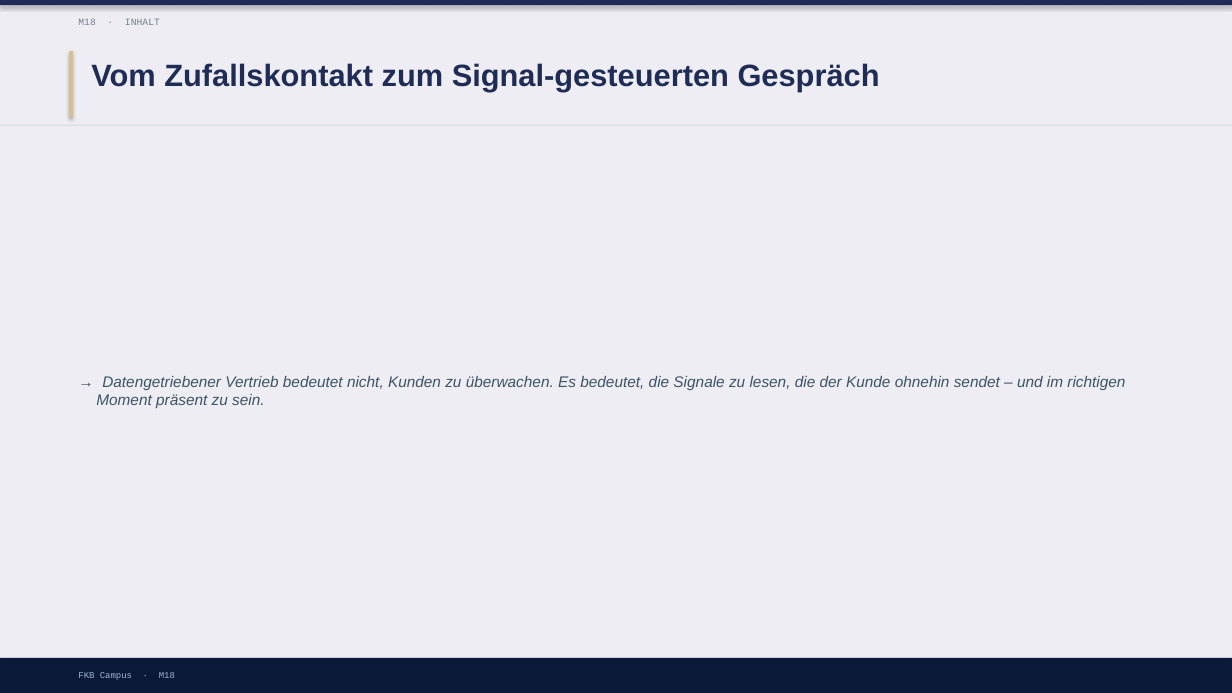
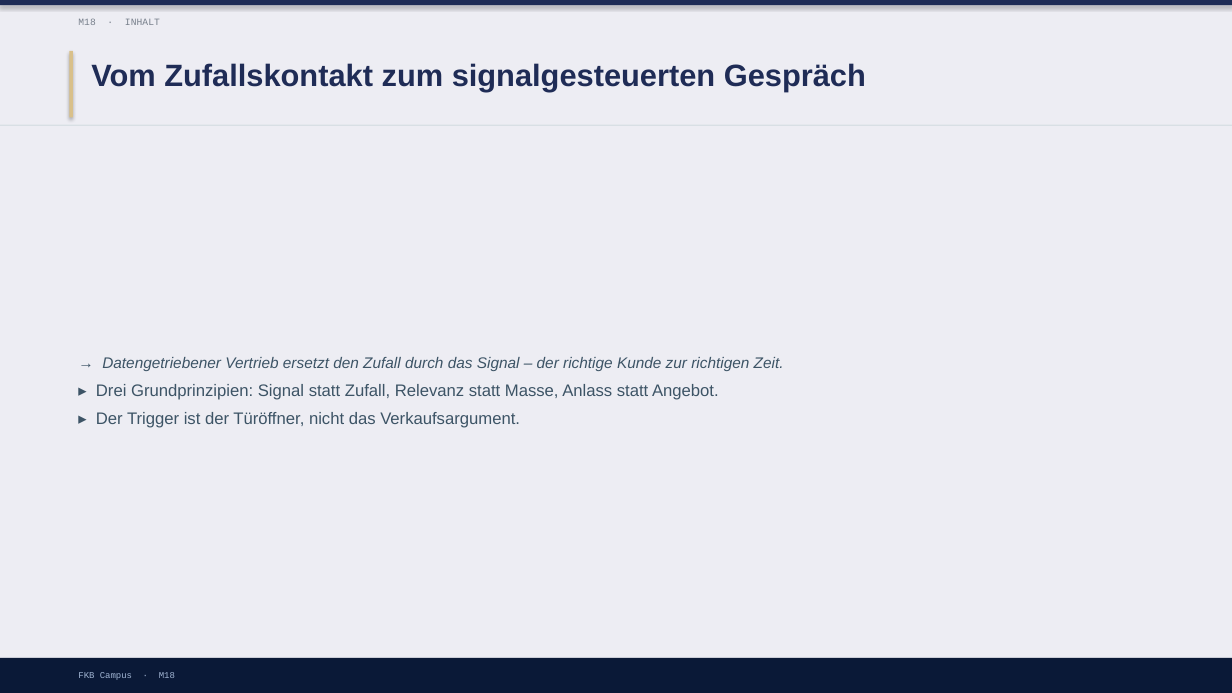
Before and after one commit to ck5rqc47pr-byte/firmenkundenakademie-online, a slide deck: slide 6 of protected-downloads/praesentation/M18.pptx (slide 5 before the commit). Drawn at 1232x693 pixels with LibreOffice and Linux fonts; fonts in the diff are those of the drawing. Boxes give left, top, right and bottom in pixels: in the first picture for what was removed or moved away, otherwise in the second. Text is boxed around its words. In the diff, an @@ line names an element or a change of style, - is before the commit and + after.

```diff
--- a/protected-downloads/praesentation/M18.pptx
+++ b/protected-downloads/praesentation/M18.pptx
@@ text at <box>91,63,866,91</box>: text changed @@
-Vom Zufallskontakt zum Signal-gesteuerten Gespräch
+Vom Zufallskontakt zum signalgesteuerten Gespräch
@@ text at <box>96,357,784,428</box>: text changed; size 12 to 13 pt; italic off @@
-→ Datengetriebener Vertrieb bedeutet nicht, Kunden zu überwachen. Es bedeutet, die Signale zu lesen, die der Kunde ohnehin sendet – und im richtigen Moment präsent zu sein.
+→ Datengetriebener Vertrieb ersetzt den Zufall durch das Signal – der richtige Kunde zur richtigen Zeit.
+▸ Drei Grundprinzipien: Signal statt Zufall, Relevanz statt Masse, Anlass statt Angebot.
+▸ Der Trigger ist der Türöffner, nicht das Verkaufsargument.
```
Also in this commit, not shown: 3 other slides changed, 4 slides added, 5 slides removed, 1 other file.
